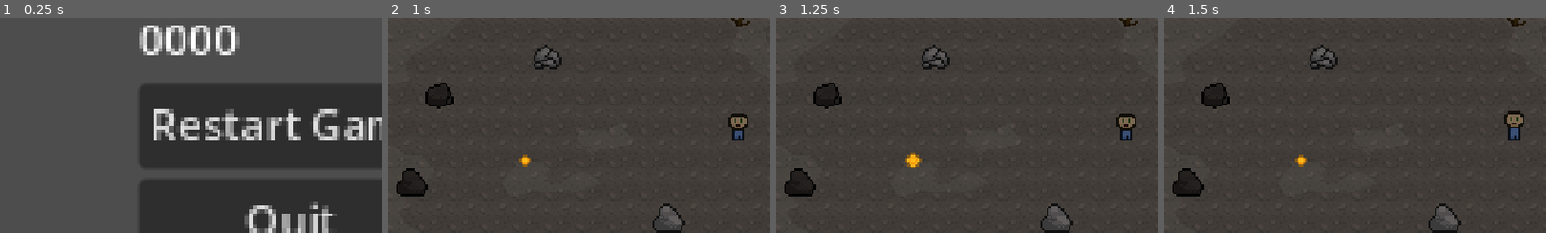
Above: before the commit, frames 1-4 (left to right).
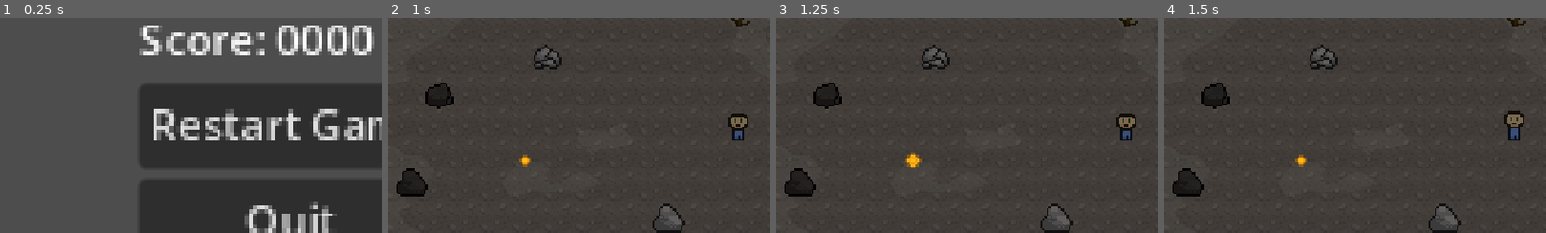
Above: after the commit, the same moments.

Repository: MaxAtoms/fading-life
Game: Godot game, scene res://ui/game_over.tscn
Same seed, same stepped clock (60 frames per second), same inputs: the game is played once before the commit and once after it. This scene is started directly instead of the project's main scene.
Inputs:
- Up to frame 1 (0.25 s): no input
- Up to frame 2 (1 s): click "Restart Game" at 0.5 s
- Up to frame 3 (1.25 s): no input
- Up to frame 4 (1.5 s): tap Enter at 1.25 s
The pictures show only the part of the screen within x 8-58%, y 21-71%; the shares and areas given below are measured in that part.

The runs differ from the first frame. In frame 1, 4.7% of the frame differs, in the area x 36-98%, y 3-18%; in frame 2, nothing differs; in frame 3, nothing differs; in frame 4, nothing differs.

Commit message:
fixt quit

Diff:
--- /dev/null
+++ b/globals.gd
@@ -0,0 +1,13 @@
+extends Node
+
+
+var _score := 0
+
+var score:
+	get:
+		return _score
+	set(value):
+		_set_score(value)
+
+func _set_score(value):
+	_score = value
--- a/project.godot
+++ b/project.godot
@@ -13,6 +13,10 @@
 config/name="Ghostwalker"
 run/main_scene="uid://btxopix0urky7"
 config/features=PackedStringArray("4.4", "Forward Plus")
+
+[autoload]
+
+Globals="*res://globals.gd"
 
 [display]
 
--- a/ui/game_over.tscn
+++ b/ui/game_over.tscn
@@ -1,7 +1,8 @@
-[gd_scene load_steps=3 format=3 uid="uid://dv8ewmpckfc8y"]
+[gd_scene load_steps=4 format=3 uid="uid://dv8ewmpckfc8y"]
 
 [ext_resource type="Script" uid="uid://bev1tjhq85d67" path="res://ui/start_button.gd" id="1_5eixk"]
 [ext_resource type="Script" uid="uid://cpjy3b5jn5aqw" path="res://ui/quit_button.gd" id="2_j1fe5"]
+[ext_resource type="AudioStream" uid="uid://26aunak4nbeu" path="res://assets/Dawn - slow - scary.mp3" id="3_j1fe5"]
 
 [node name="GameOver" type="Control"]
 layout_mode = 3
@@ -21,7 +22,7 @@
 
 [node name="Score" type="Label" parent="VBoxContainer"]
 layout_mode = 2
-text = "0000"
+text = "Score: 0000"
 
 [node name="StartButton" type="Button" parent="VBoxContainer"]
 layout_mode = 2
@@ -33,4 +34,10 @@
 text = "Quit"
 script = ExtResource("2_j1fe5")
 
+[node name="AudioStreamPlayer" type="AudioStreamPlayer" parent="."]
+stream = ExtResource("3_j1fe5")
+volume_db = 5.0
+autoplay = true
+
 [connection signal="pressed" from="VBoxContainer/StartButton" to="VBoxContainer/StartButton" method="_on_pressed"]
+[connection signal="pressed" from="VBoxContainer/QuitButton" to="VBoxContainer/QuitButton" method="_on_pressed"]
--- a/ui/main_menu.tscn
+++ b/ui/main_menu.tscn
@@ -1,7 +1,8 @@
-[gd_scene load_steps=3 format=3 uid="uid://chillchqcf3b2"]
+[gd_scene load_steps=4 format=3 uid="uid://chillchqcf3b2"]
 
 [ext_resource type="Script" uid="uid://bev1tjhq85d67" path="res://ui/start_button.gd" id="1_t7e0r"]
 [ext_resource type="Script" uid="uid://cpjy3b5jn5aqw" path="res://ui/quit_button.gd" id="2_0dkrt"]
+[ext_resource type="AudioStream" uid="uid://26aunak4nbeu" path="res://assets/Dawn - slow - scary.mp3" id="3_wk0pr"]
 
 [node name="MainMenu" type="Control"]
 layout_mode = 3
@@ -11,27 +12,46 @@
 grow_horizontal = 2
 grow_vertical = 2
 
+[node name="Label" type="Label" parent="."]
+layout_mode = 0
+offset_left = 357.0
+offset_top = 42.0
+offset_right = 806.0
+offset_bottom = 145.0
+theme_override_colors/font_color = Color(0.517647, 0.431373, 0, 1)
+theme_override_font_sizes/font_size = 75
+text = "Last Journey"
+horizontal_alignment = 1
+vertical_alignment = 1
+
 [node name="VBoxContainer" type="VBoxContainer" parent="."]
 layout_mode = 0
-offset_left = 386.0
-offset_top = 98.0
-offset_right = 482.0
-offset_bottom = 199.0
-scale = Vector2(4, 4)
+offset_left = 432.0
+offset_top = 166.0
+offset_right = 712.0
+offset_bottom = 405.0
 
 [node name="StartButton" type="Button" parent="VBoxContainer"]
 layout_mode = 2
+theme_override_font_sizes/font_size = 50
 text = "Start Game"
 script = ExtResource("1_t7e0r")
 
 [node name="WhateverButton" type="Button" parent="VBoxContainer"]
 layout_mode = 2
+theme_override_font_sizes/font_size = 50
 text = "Booom"
 
 [node name="QuitButton" type="Button" parent="VBoxContainer"]
 layout_mode = 2
+theme_override_font_sizes/font_size = 50
 text = "Quit"
 script = ExtResource("2_0dkrt")
 
+[node name="AudioStreamPlayer" type="AudioStreamPlayer" parent="."]
+stream = ExtResource("3_wk0pr")
+volume_db = 5.0
+autoplay = true
+
 [connection signal="pressed" from="VBoxContainer/StartButton" to="VBoxContainer/StartButton" method="_on_pressed"]
 [connection signal="pressed" from="VBoxContainer/QuitButton" to="VBoxContainer/QuitButton" method="_on_pressed"]
Not shown, added: globals.gd.uid
Not shown: 1 places in world/map.tscn that only renumber resources
